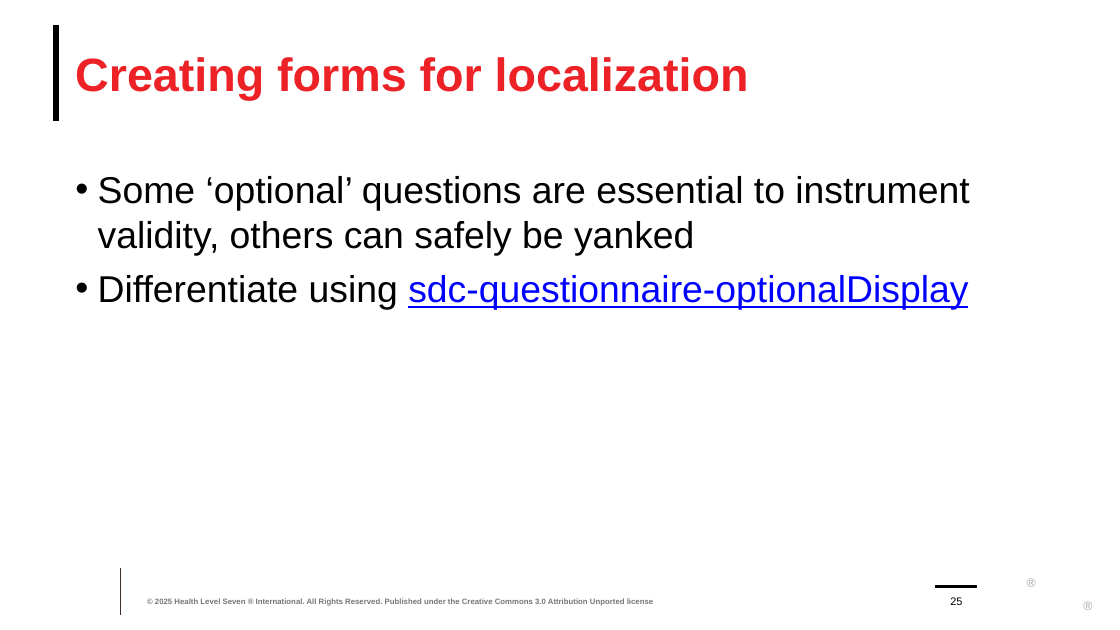
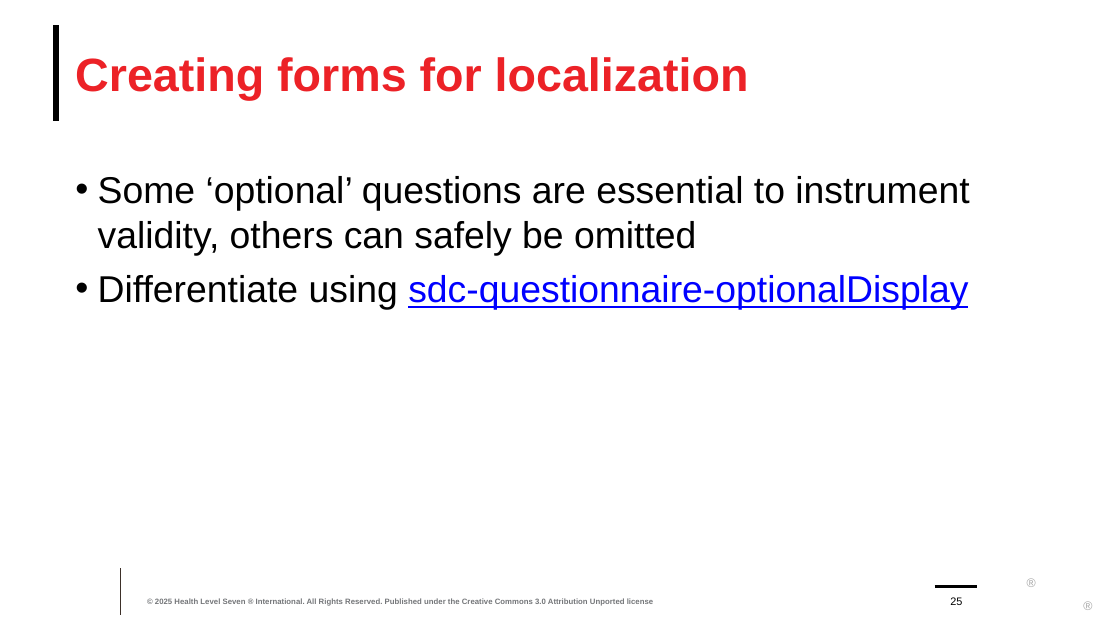
Before and after one commit to FHIR/documents, a slide deck: slide 25 of presentations/sdc/8-SDC-Modular-and-Derived-Forms.pptx. Drawn at 1120x630 pixels with LibreOffice and Linux fonts; fonts in the diff are those of the drawing; background and template pictures are left out. Boxes give left, top, right and bottom in pixels: in the first picture for what was removed or moved away, otherwise in the second. Text is boxed around its words. In the diff, an @@ line names an element or a change of style, - is before the commit and + after.

```diff
--- a/presentations/sdc/8-SDC-Modular-and-Derived-Forms.pptx
+++ b/presentations/sdc/8-SDC-Modular-and-Derived-Forms.pptx
@@ text at [98,176,969,256]: text changed @@
-• Some ‘optional’ questions are essential to instrument validity, others can safely be yanked
+• Some ‘optional’ questions are essential to instrument validity, others can safely be omitted
```
Also in this commit, not shown: 10 other slides changed, 4 other files.
